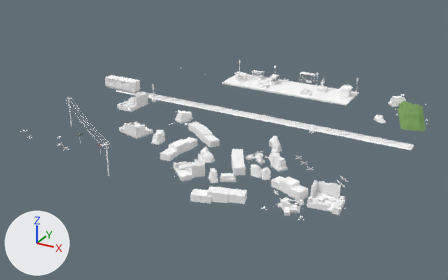
The glTF model assets/models/outdoor/outdoor_22.glb, before and after one commit.
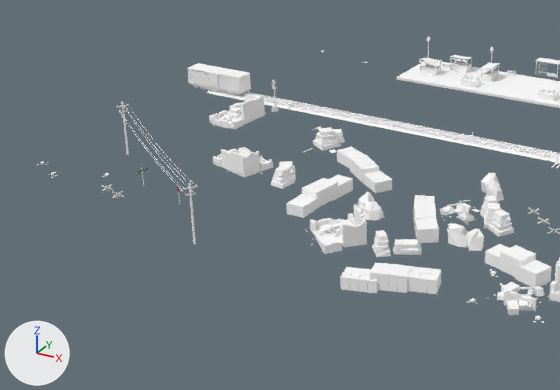
Each version appears first whole from a camera (50 mm lens) standing at (69.4, -131.5, 61.2) and looking at (-2.0, -1.7, -3.7), and next in a close-up on the part from 0% to 70% of the width and 14% to 92% of the height. Lighting does not change. The marker at lower left points along +X, +Y and +Z. The first two pictures are the older version. Vertices at exactly the same position are counted once.

Objects in the first close-up: 'gas_station_town'.
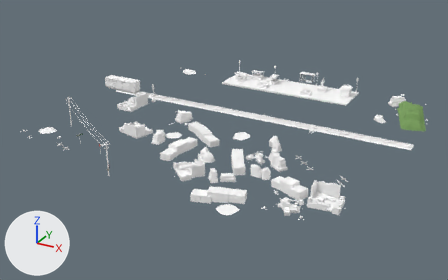
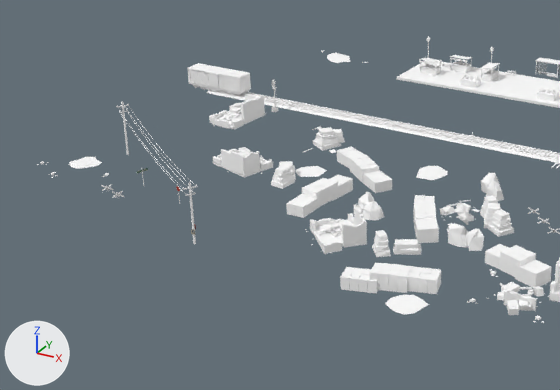
The edits, one by one:
Material 'decals_cut' (mat_decals_cut) is new.
Uses the picture img_outdoor_decals.
me_gas_station_town is used by ob_gas_station_town; location (0.0, 0.0, 0.0).
me_gas_station_town had 13914 vertices, 20422 faces and spanned x -48.2..44.3, y -38.3..44.3, z -1.7..7.8.
me_gas_station_town now has 14042 vertices, 20536 faces and spans x -48.2..44.3, y -40.9..44.3, z -1.7..7.8.
Part 1, on me_gas_station_town:
128 vertices are added at x -43.1..21.4, y -40.9..34.8, z -0.7..2.2.
110 new faces join them, mat_kit_atlas (white #ffffff).
4 new faces join them, mat_decals_cut.
me_gas_station_town gains material mat_decals_cut.

Boxes [x1, y1, x2, y2] around the edits, measured in the close-ups (560 x 390 px):
part 1 of me_gas_station_town, added: after [69, 53, 448, 315]
